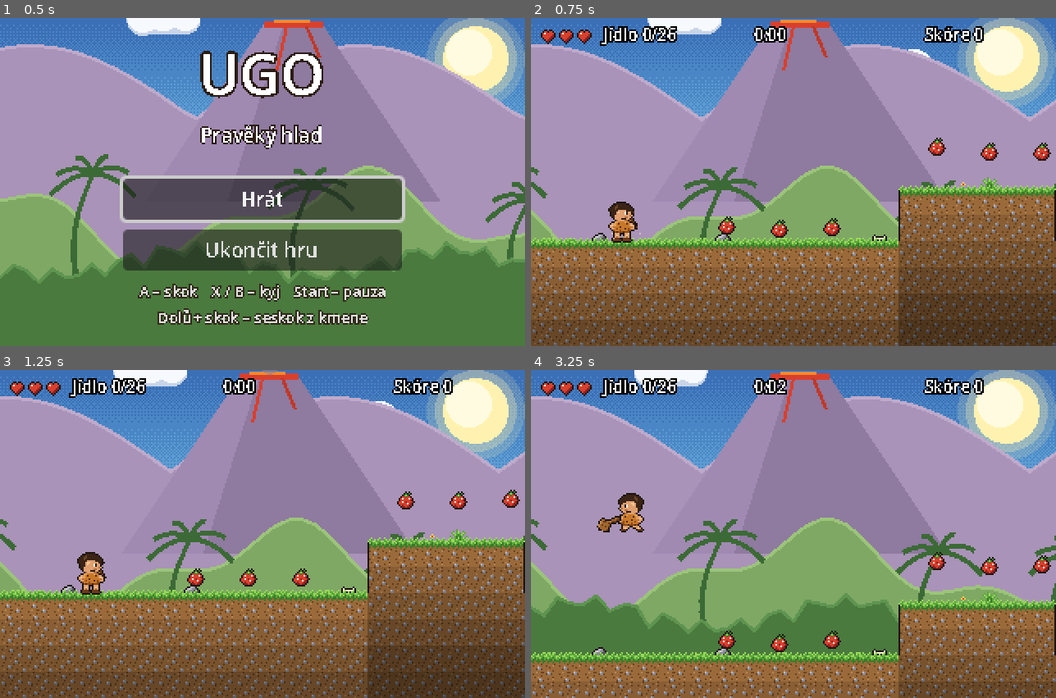
Above: before the commit, frames 1-4 (two rows, left to right).
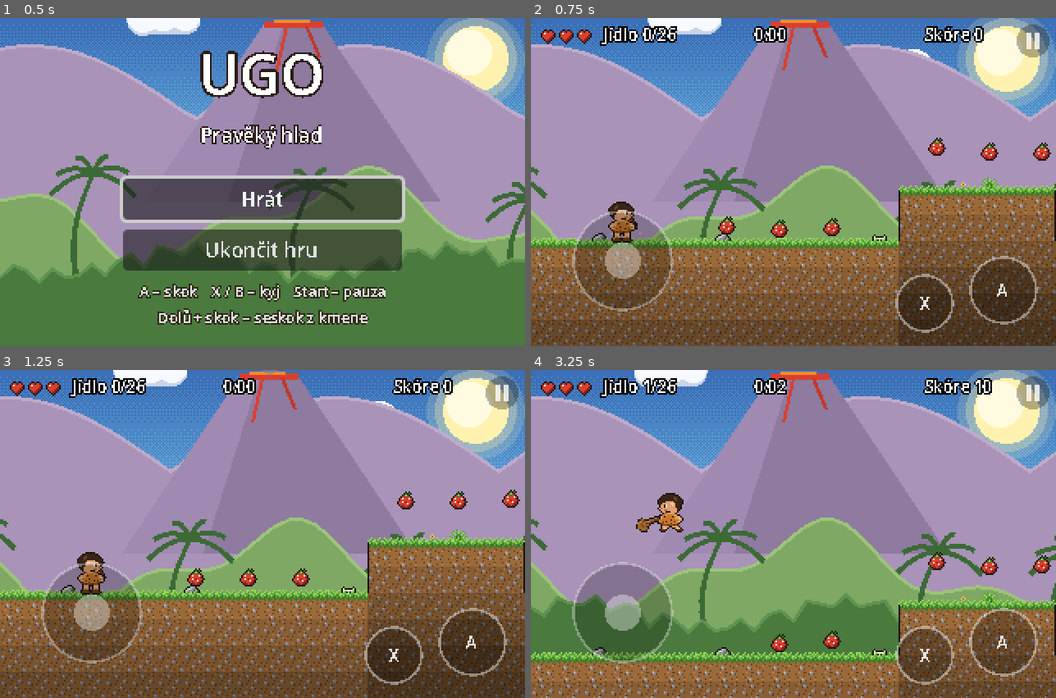
Above: after the commit, the same moments.

Repository: zarybjir/Duke
Game: Godot game, scene res://scenes/main.tscn
The game is run twice, just before and just after one commit, with the same random seed, the same clock (stepped at 60 frames per second) and the same inputs.
Inputs (mouse positions are in pixels of both pictures, inside the frame that each line leads up to):
- Up to frame 1 (0.5 s): no input
- Up to frame 2 (0.75 s): click "Hrát" at 0.5 s
- Up to frame 3 (1.25 s): no input
- Up to frame 4 (3.25 s): tap Enter (ui_accept) at 1.25 s; move the mouse to (909, 517) at 1.27 s; hold Right (right) 1.28-2 s; tap X (attack) at 1.35, 3.05 s; click (909, 517) at 1.42 s; tap Space (jump) at 1.52, 1.82 s; tap P at 1.55 s; drag from (688, 550) to (940, 501) at 2.02 s; move the mouse to (846, 461) at 2.77 s; hold Left (left) from 2.78 s (still down); hold Space (jump) from 2.78 s (still down)

Frame 1 is identical in both runs. In frame 2, 6.6% of the frame differs, in the area x 7-99%, y 2-96%; in frame 3, 6.6%; in frame 4, 9.7%.

Commit message:
Webová verze pro mobil s dotykovým ovládáním (GitHub Pages)
Co-Authored-By: Claude Opus 5.5 <noreply@anthropic.com>
Claude-Session: https://claude.ai/code/session_015jCRZS7ASg3pqxo763VEwg

Diff:
--- a/scripts/main.gd
+++ b/scripts/main.gd
@@ -5,6 +5,7 @@
 const HudScript := preload("res://scripts/hud.gd")
 const BackgroundScript := preload("res://scripts/background.gd")
 const Levels := preload("res://scripts/levels.gd")
+const TouchScript := preload("res://scripts/touch.gd")
 
 enum State { TITLE, PLAYING, PAUSED, RESULTS }
 
@@ -17,6 +18,7 @@
 var menu: Control = null
 var title_bg: CanvasLayer = null
 var ui_theme: Theme
+var touch: TouchScript = null
 
 # Automatický test (spouští se v CI s parametrem --smoke).
 var smoke := false
@@ -50,6 +52,14 @@
 	ui_layer = CanvasLayer.new()
 	ui_layer.layer = 10
 	add_child(ui_layer)
+
+	if DisplayServer.is_touchscreen_available():
+		touch = TouchScript.new()
+		touch.setup([
+			{"action": "jump", "label": "A", "offset": Vector2(32, 34), "r": 20.0},
+			{"action": "attack", "label": "X", "offset": Vector2(80, 26), "r": 17.0},
+		], false)
+		add_child(touch)
 
 	show_title()
 	if shots_dir != "":
@@ -71,6 +81,7 @@
 # ---------------------------------------------------------------- obrazovky
 
 func show_title() -> void:
+	_set_touch(false)
 	state = State.TITLE
 	get_tree().paused = false
 	_clear_level()
@@ -104,9 +115,11 @@
 	hud.level = level
 	level.player.control_lock = 0.25
 	state = State.PLAYING
+	_set_touch(true)
 
 
 func pause() -> void:
+	_set_touch(false)
 	state = State.PAUSED
 	get_tree().paused = true
 	Sfx.play("select")
@@ -122,9 +135,11 @@
 	_close_menu()
 	get_tree().paused = false
 	state = State.PLAYING
+	_set_touch(true)
 
 
 func _on_level_completed(stats: Dictionary) -> void:
+	_set_touch(false)
 	state = State.RESULTS
 	get_tree().paused = true
 	var secs := int(stats["time"])
@@ -317,3 +332,8 @@
 	var img := get_viewport().get_texture().get_image()
 	img.resize(img.get_width() * 3, img.get_height() * 3, Image.INTERPOLATE_NEAREST)
 	img.save_png(shots_dir.path_join(shot_name + ".png"))
+
+
+func _set_touch(on: bool) -> void:
+	if touch != null:
+		touch.active = on
--- /dev/null
+++ b/scripts/touch.gd
@@ -0,0 +1,161 @@
+extends CanvasLayer
+## Dotykové ovládání pro mobil: virtuální páčka v levé části obrazovky,
+## tlačítka vpravo dole a pauza v pravém horním rohu.
+## Zobrazí se jen na zařízení s dotykovou obrazovkou.
+
+var buttons: Array = []      # [{"action", "label", "offset" (od pravého dolního rohu), "r"}]
+var eight_dir := true        # false = páčka jen doleva/doprava + dolů
+var active := false:
+	set(v):
+		active = v
+		if not v:
+			_release_all()
+		if draw_node != null:
+			draw_node.queue_redraw()
+
+var stick_touch := -1
+var stick_origin := Vector2.ZERO
+var stick_vec := Vector2.ZERO
+var btn_touch := {}
+var draw_node: Node2D
+
+const STICK_R := 26.0
+
+
+func _ready() -> void:
+	layer = 20
+	draw_node = Node2D.new()
+	add_child(draw_node)
+	draw_node.draw.connect(_draw_ui)
+
+
+func setup(btns: Array, eight: bool) -> void:
+	buttons = btns
+	eight_dir = eight
+
+
+func _size() -> Vector2:
+	return get_viewport().get_visible_rect().size
+
+
+func _btn_pos(b: Dictionary) -> Vector2:
+	var off: Vector2 = b["offset"]
+	return _size() - off
+
+
+func _pause_pos() -> Vector2:
+	return Vector2(_size().x - 14.0, 14.0)
+
+
+func _input(event: InputEvent) -> void:
+	if not active:
+		return
+	if event is InputEventScreenTouch:
+		var t := event as InputEventScreenTouch
+		if t.pressed:
+			if t.position.distance_to(_pause_pos()) < 16.0:
+				_tap_pause()
+				return
+			if t.position.x < _size().x * 0.45 and stick_touch == -1:
+				stick_touch = t.index
+				stick_origin = t.position
+				stick_vec = Vector2.ZERO
+				_apply_stick()
+			else:
+				var best := ""
+				var best_d := 1e9
+				for b in buttons:
+					var d := t.position.distance_to(_btn_pos(b))
+					if d < float(b["r"]) * 1.5 and d < best_d:
+						best_d = d
+						best = b["action"]
+				if best != "":
+					btn_touch[t.index] = best
+					Input.action_press(best)
+		else:
+			if t.index == stick_touch:
+				stick_touch = -1
+				stick_vec = Vector2.ZERO
+				_apply_stick()
+			if btn_touch.has(t.index):
+				Input.action_release(btn_touch[t.index])
+				btn_touch.erase(t.index)
+		draw_node.queue_redraw()
+	elif event is InputEventScreenDrag:
+		var dr := event as InputEventScreenDrag
+		if dr.index == stick_touch:
+			var v := (dr.position - stick_origin) / STICK_R
+			if v.length() > 1.0:
+				# Páčka "táhne" střed za prstem, aby se nemusel vracet.
+				stick_origin = dr.position - v.normalized() * STICK_R
+				v = v.normalized()
+			stick_vec = v
+			_apply_stick()
+			draw_node.queue_redraw()
+
+
+func _tap_pause() -> void:
+	var e := InputEventAction.new()
+	e.action = "pause"
+	e.pressed = true
+	Input.parse_input_event(e)
+	var e2 := InputEventAction.new()
+	e2.action = "pause"
+	e2.pressed = false
+	Input.call_deferred("parse_input_event", e2)
+
+
+func _apply_stick() -> void:
+	var v := stick_vec
+	_axis("right", v.x)
+	_axis("left", -v.x)
+	_axis("down", v.y)
+	if eight_dir:
+		_axis("up", -v.y)
+
+
+func _axis(action: String, value: float) -> void:
+	if not InputMap.has_action(action):
+		return
+	if value > 0.3:
+		Input.action_press(action, clampf(value, 0.0, 1.0))
+	else:
+		Input.action_release(action)
+
+
+func _release_all() -> void:
+	stick_touch = -1
+	stick_vec = Vector2.ZERO
+	for a in ["left", "right", "up", "down"]:
+		if InputMap.has_action(a):
+			Input.action_release(a)
+	for k in btn_touch:
+		Input.action_release(btn_touch[k])
+	btn_touch.clear()
+
+
+func _draw_ui() -> void:
+	if not active:
+		return
+	var font := ThemeDB.fallback_font
+	var s := _size()
+	# Páčka
+	var c := stick_origin if stick_touch != -1 else Vector2(56, s.y - 52)
+	draw_node.draw_circle(c, STICK_R + 4.0, Color(0, 0, 0, 0.22))
+	draw_node.draw_arc(c, STICK_R + 4.0, 0.0, TAU, 32, Color(1, 1, 1, 0.35), 1.5)
+	draw_node.draw_circle(c + stick_vec * STICK_R, 11.0, Color(1, 1, 1, 0.38))
+	# Tlačítka
+	for b in buttons:
+		var p := _btn_pos(b)
+		var r: float = b["r"]
+		var held: bool = btn_touch.values().has(b["action"])
+		draw_node.draw_circle(p, r, Color(1, 1, 1, 0.42) if held else Color(0, 0, 0, 0.25))
+		draw_node.draw_arc(p, r, 0.0, TAU, 28, Color(1, 1, 1, 0.45), 1.5)
+		var label: String = b["label"]
+		draw_node.draw_string(font, p + Vector2(-r, 4), label, HORIZONTAL_ALIGNMENT_CENTER, r * 2.0, 10,
+			Color(1, 1, 1, 0.85))
+	# Pauza
+	var pp := _pause_pos()
+	draw_node.draw_circle(pp, 10.0, Color(0, 0, 0, 0.3))
+	draw_node.draw_rect(Rect2(pp + Vector2(-4, -5), Vector2(3, 10)), Color(1, 1, 1, 0.8))
+	draw_node.draw_rect(Rect2(pp + Vector2(1, -5), Vector2(3, 10)), Color(1, 1, 1, 0.8))
Not shown, changed: export_presets.cfg
